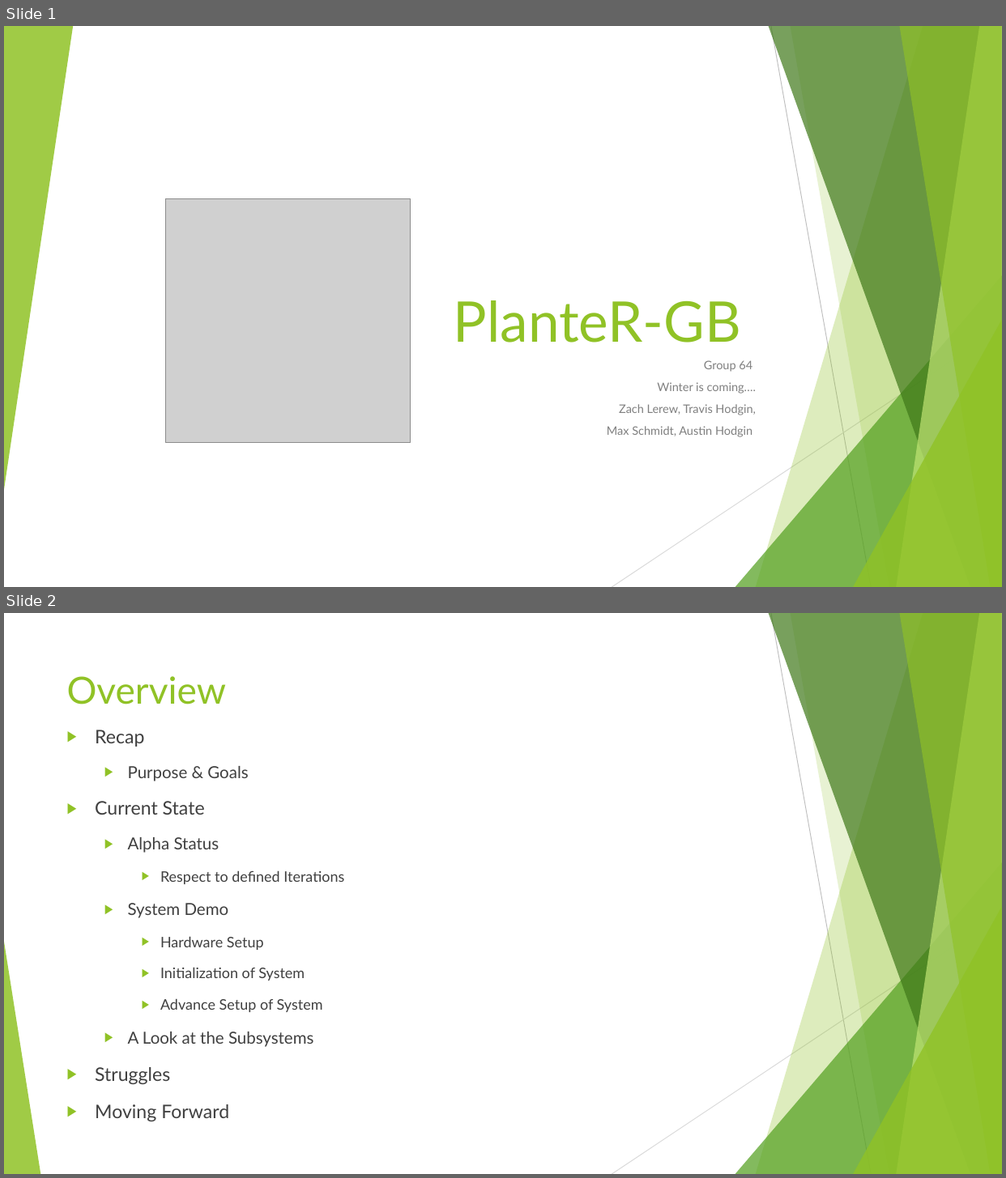
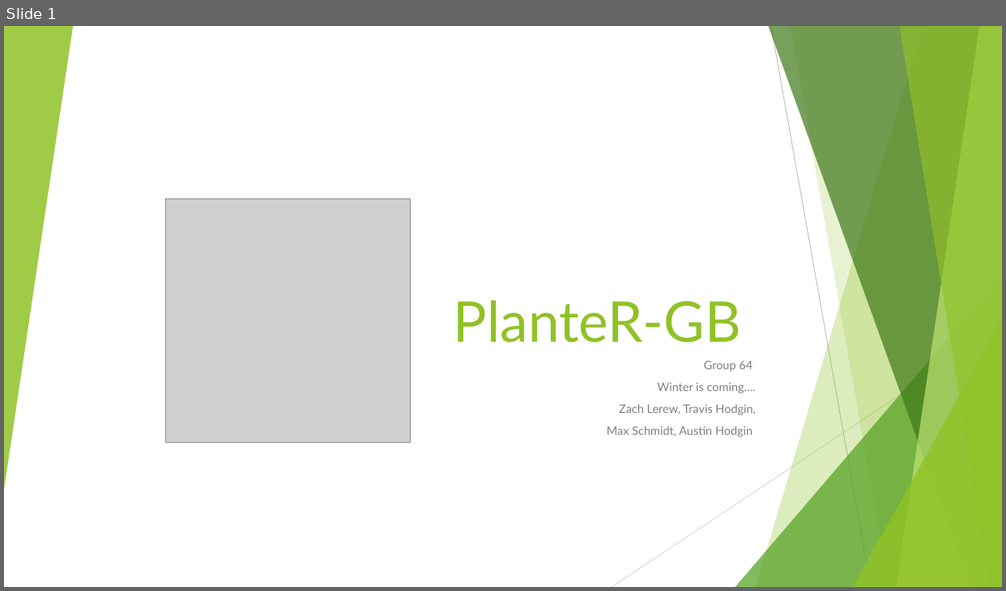
Before and after one commit to HodginAustin/Winter-Is-Coming, a slide deck: Documents/PresentationSpring/Spring Presentation.pptx. Shown one above the other, each under a label of ours: slides 1 and 2 before the commit, slide 1 after it. The pictures are 1006x1178 and 1006x591 pixels, drawn with LibreOffice and Linux fonts; fonts in the diff are those of the drawing; grey boxes stand for pictures. Boxes give left, top, right and bottom in pixels: in the first picture for what was removed or moved away, otherwise in the second. Text is boxed around its words. In the diff, an @@ line names an element or a change of style, - is before the commit and + after.

```diff
--- a/Documents/PresentationSpring/Spring Presentation.pptx
+++ b/Documents/PresentationSpring/Spring Presentation.pptx
@@ slide 2 removed at box(4, 613, 1002, 1174), background #FFFFFF; not listed: 9 template elements that a slide beside it also shows @@
@@ text removed at box(67, 676, 227, 705) @@
-Overview
@@ text removed at box(95, 730, 344, 1122) @@
-▶ Recap
-  ▶ Purpose & Goals
-▶ Current State
-  ▶ Alpha Status
-    ▶ Respect to defined Iterations
-  ▶ System Demo
-    ▶ Hardware Setup
-    ▶ Initialization of System
-    ▶ Advance Setup of System
-  ▶ A Look at the Subsystems
-▶ Struggles
-▶ Moving Forward
@@ triangle removed at box(4, 942, 40, 1174) @@
```
Also in this commit, not shown: 2 slides added, 8 other slides removed.
